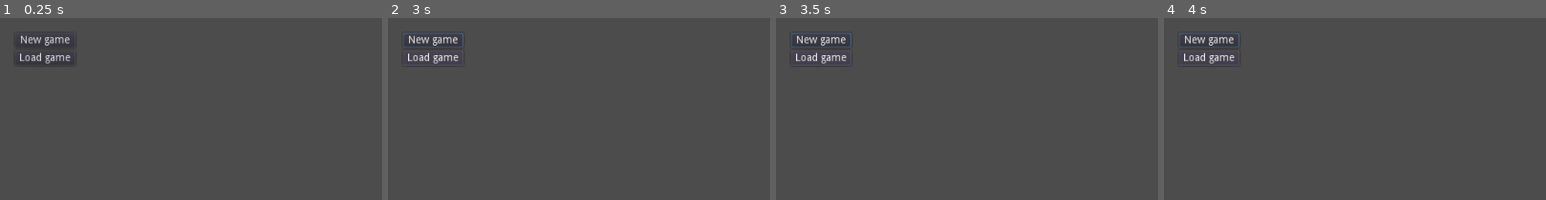
Above: before the commit, frames 1-4 (left to right).
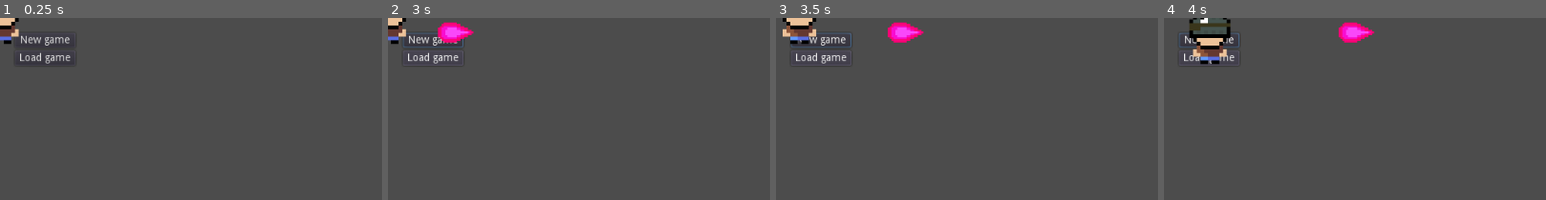
Above: after the commit, the same moments.

Repository: BadConfig/Again
Game: Godot game, scene res://Main Menu.tscn
The game is run twice, just before and just after one commit, with the same random seed, the same clock (stepped at 60 frames per second) and the same inputs.
Inputs:
- Up to frame 1 (0.25 s): no input
- Up to frame 2 (3 s): click "New game" at 0.5 s; click "New game" at 1.25 s; click "Load game" at 2 s; hold Right (ui_right) from 2.78 s (still down); hold Tab (ui_focus_next) from 2.78 s (still down)
- Up to frame 3 (3.5 s): keep holding Right (ui_right); keep holding Tab (ui_focus_next)
- Up to frame 4 (4 s): release Right (ui_right) at 3.53 s; release Tab (ui_focus_next) at 3.53 s; hold Down (ui_down) from 3.53 s (still down); tap Tab (ui_focus_next) at 3.6 s
The pictures show only the part of the screen within x 0-50%, y 0-50%; the shares and areas given below are measured in that part.

The runs differ from the first frame. In frame 1, 0.6% of the frame differs, in the area x 0-5%, y 0-15%; in frame 2, 1.3%; in frame 3, 1.8%; in frame 4, 2.6%, in the area x 6-55%, y 0-26%.

Commit message:
Added shoot reload time

Diff:
--- a/Arrow/arrow.gd
+++ b/Arrow/arrow.gd
@@ -12,7 +12,7 @@
 
 
 func _ready():
-	options = get_parent().hero_options['arrow_options']
+	options = get_parent().get_arrow_options()
 	get_node("Sprite").set_texture(options['arrow_texture'])
 
 var move_vector = Vector2()
--- a/Arrow/arrow.tscn
+++ b/Arrow/arrow.tscn
@@ -7,7 +7,6 @@
 extents = Vector2( 96.8637, 61.3854 )
 
 [node name="arrow" type="KinematicBody2D"]
-position = Vector2( 154.712, 82.6301 )
 script = ExtResource( 1 )
 
 [node name="CollisionShape2D" type="CollisionShape2D" parent="."]
--- a/Human/Human.tscn
+++ b/Human/Human.tscn
@@ -23,3 +23,6 @@
 
 [node name="Vertical_arrow_position" type="Position2D" parent="."]
 position = Vector2( 0, -65.4205 )
+
+[node name="attack_reload" type="Timer" parent="."]
+one_shot = true
--- a/KinematicBody2D.gd
+++ b/KinematicBody2D.gd
@@ -15,27 +15,44 @@
 var right_key = 'ui_right'
 var human_dir = "down"
 
+#var options = get_parent().get_human_options()
+#=========================move=functions=======================
+func go_up():
+	pass
+func go_down():
+	pass
+func go_left():
+	pass
+func go_right():
+	pass
 # Called when the node enters the scene tree for the first time.
 func _ready():
+	$attack_reload.wait_time = get_parent().hero_options['speed']/10
 	pass # Replace with function body.
 #=========================walking==============================
 var move_vector = Vector2()
+var enable_shoot = true
 func shoot_action():
-	if Input.is_action_just_pressed("ui_focus_next"):
-		var arrow = arrow_scene.instance()
-		get_parent().add_child(arrow)
-		if human_dir == 'up':
-			arrow.direction_y = -1
-			arrow.position = $Vertical_arrow_position.global_position
-		elif human_dir == 'down':
-			arrow.direction_y = 1
-			arrow.position = $Vertical_arrow_position.global_position
-		elif human_dir == 'left':
-			arrow.direction_x = -1
-			arrow.position = $Horizontal_arrow_position.global_position
-		elif human_dir == 'right':
-			arrow.direction_x = 1
-			arrow.position = $Horizontal_arrow_position.global_position
+	if $attack_reload.time_left == 0:
+		enable_shoot = true
+	if enable_shoot:
+		if Input.is_action_pressed("ui_focus_next"):
+			var arrow = arrow_scene.instance()
+			get_parent().add_child(arrow)
+			if human_dir == 'up':
+				arrow.direction_y = -1
+				arrow.position = $Vertical_arrow_position.global_position
+			elif human_dir == 'down':
+				arrow.direction_y = 1
+				arrow.position = $Vertical_arrow_position.global_position
+			elif human_dir == 'left':
+				arrow.direction_x = -1
+				arrow.position = $Horizontal_arrow_position.global_position
+			elif human_dir == 'right':
+				arrow.direction_x = 1
+				arrow.position = $Horizontal_arrow_position.global_position
+			enable_shoot = false
+			$attack_reload.start()
 
 
 func walk_action(delta):
--- a/Main Menu.tscn
+++ b/Main Menu.tscn
@@ -1,4 +1,6 @@
-[gd_scene format=2]
+[gd_scene load_steps=2 format=2]
+
+[ext_resource path="res://Hero/Hero.tscn" type="PackedScene" id=1]
 
 [node name="Main Menu" type="Node2D"]
 
@@ -26,3 +28,5 @@
 margin_right = 81.0
 margin_bottom = 44.0
 text = "Load game"
+
+[node name="Hero" parent="." instance=ExtResource( 1 )]
